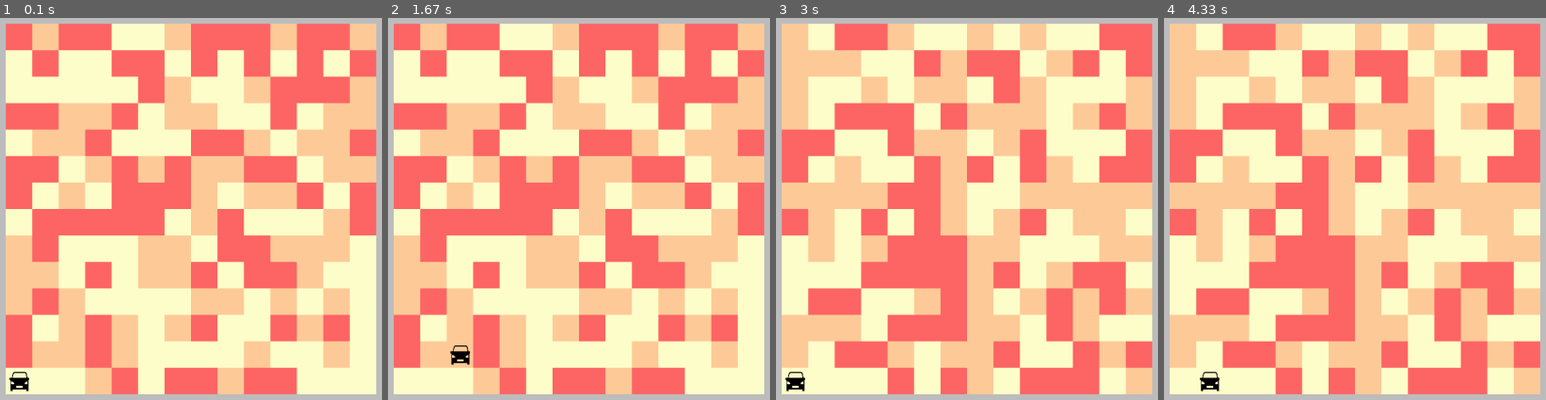
Above: before the commit, frames 1-4 (left to right).
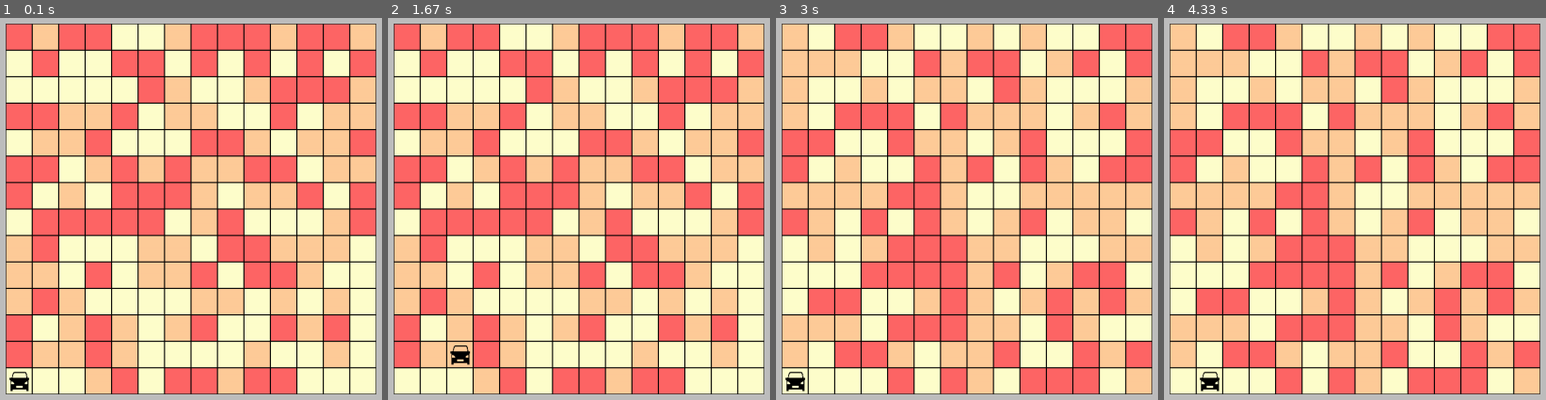
Above: after the commit, the same moments.

Repository: paulsilvap/car_pygame_env
Game: pygame game, started from pygame_env.py
Same seed, same stepped clock (60 frames per second), same inputs: the game is played once before the commit and once after it.
Inputs:
- Up to frame 1 (0.1 s): no input
- Up to frame 2 (1.67 s): hold Right 0.33-0.8 s; hold Up 0.83-1.13 s; hold Right 1.17-1.63 s
- Up to frame 3 (3 s): hold Left 1.67-2.2 s; hold Down 2.23-2.53 s; hold Left 2.57-2.97 s
- Up to frame 4 (4.33 s): hold Up 3-3.37 s; hold Right 3.4-4.03 s; hold Down from 4.07 s (still down)

The runs differ from the first frame. In frame 1, 12% of the frame differs, in the area x 1-99%, y 1-99%; in frame 2, 12%; in frame 3, 12%; in frame 4, 12%.

Commit message:
fix missing grid lines

Diff:
--- a/pygame_env.py
+++ b/pygame_env.py
@@ -61,7 +61,7 @@
                 car_rect.right += BLOCK_SIZE
 
     for (rect, _) in grids:
-        pygame.draw.rect(screen, 'Black', rect, 1)
+        pygame.draw.rect(subsurface2, 'Black', rect, 1)
 
     screen.blit(subsurface1, (0,0))
     screen.blit(subsurface2, (GRID_WIDTH,0))
